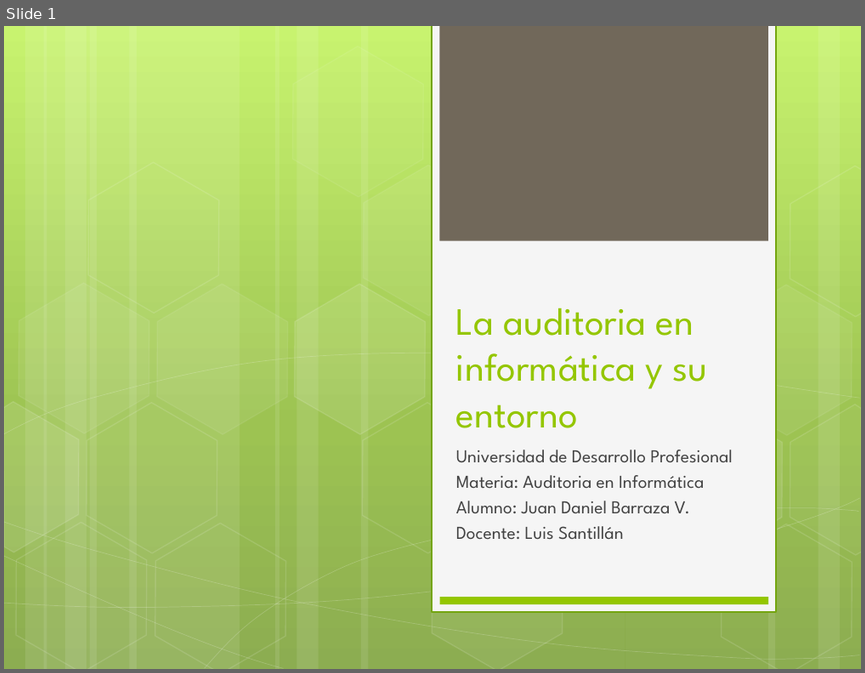
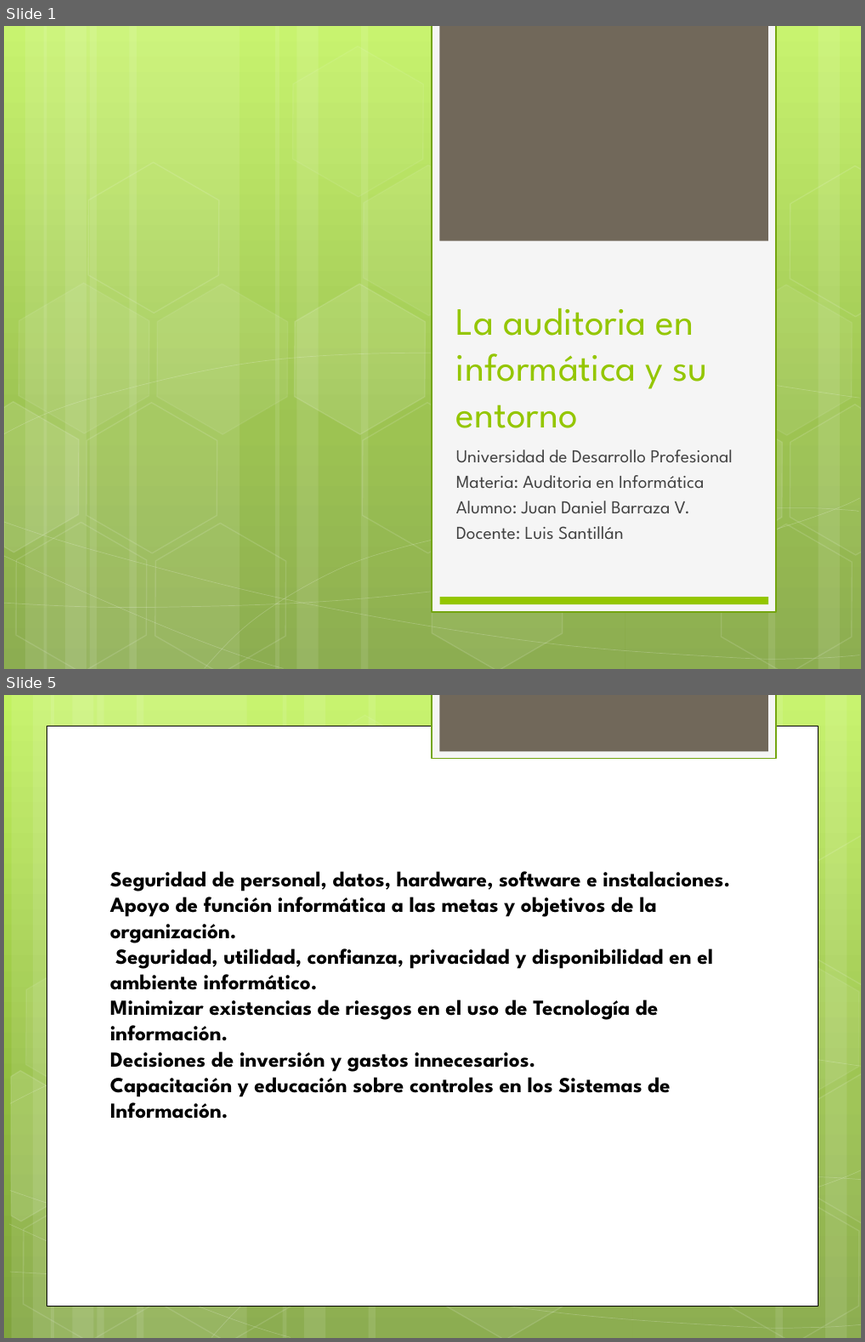
Before and after one commit to lc850/auditoria, a slide deck: La auditoria en informática y su entorno.pptx. Shown one above the other, each under a label of ours: slide 1 before the commit, slides 1 and 5 after it; the slides between them are not shown. The pictures are 865x673 and 865x1342 pixels, drawn with LibreOffice and Linux fonts; fonts in the diff are those of the drawing. Boxes give left, top, right and bottom in pixels: in the first picture for what was removed or moved away, otherwise in the second. Text is boxed around its words. In the diff, an @@ line names an element or a change of style, - is before the commit and + after.

Commit message:
La auditoria en informática y su entorno

```diff
--- a/La auditoria en informática y su entorno.pptx
+++ b/La auditoria en informática y su entorno.pptx
@@ slide 5 added at (4,695,861,1338), background gradient #C3F35F to #93BF3F to #81A53E @@
@@ rectangle added at (432,695,776,759), fill #F5F5F5, outline #74A510 1.25 pt @@
@@ rectangle added at (439,695,767,752), fill #71685A @@
@@ rectangle added at (46,726,818,1305), fill #FFFFFF, outline #000000 0.5 pt @@
@@ group added at (4,695,861,1338): 12 rectangles, 8 freeform shapes, 8 hexagons @@
@@ text added at (110,871,730,1118), 18 pt, text #000000, bold @@
+Seguridad de personal, datos, hardware, software e instalaciones.
+Apoyo de función informática a las metas y objetivos de la organización.
+Seguridad, utilidad, confianza, privacidad y disponibilidad en el ambiente informático.
+Minimizar existencias de riesgos en el uso de Tecnología de información.
+Decisiones de inversión y gastos innecesarios.
+Capacitación y educación sobre controles en los Sistemas de Información.
```
Also in this commit, not shown: 3 other slides added, 1 slide removed, 2 other files.
